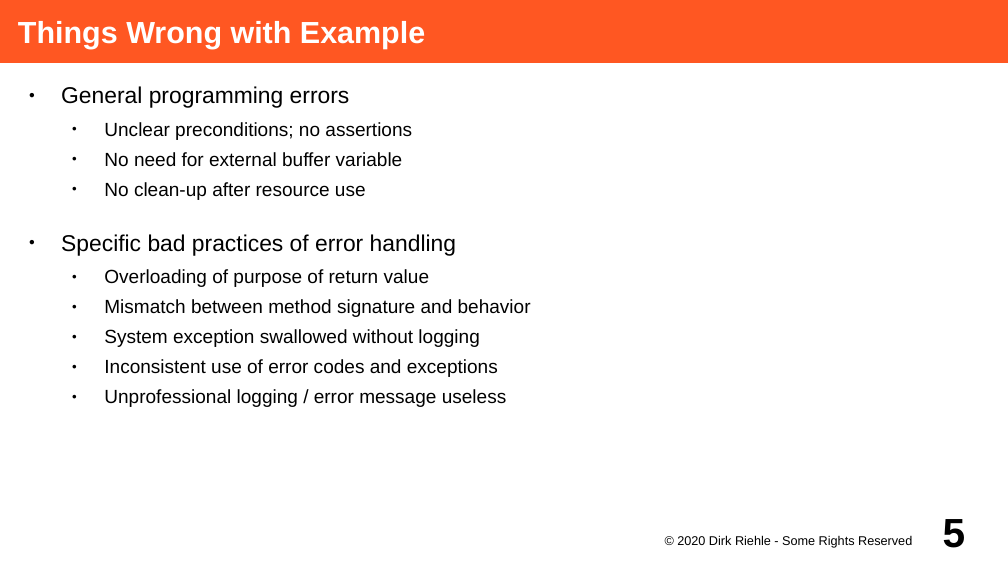
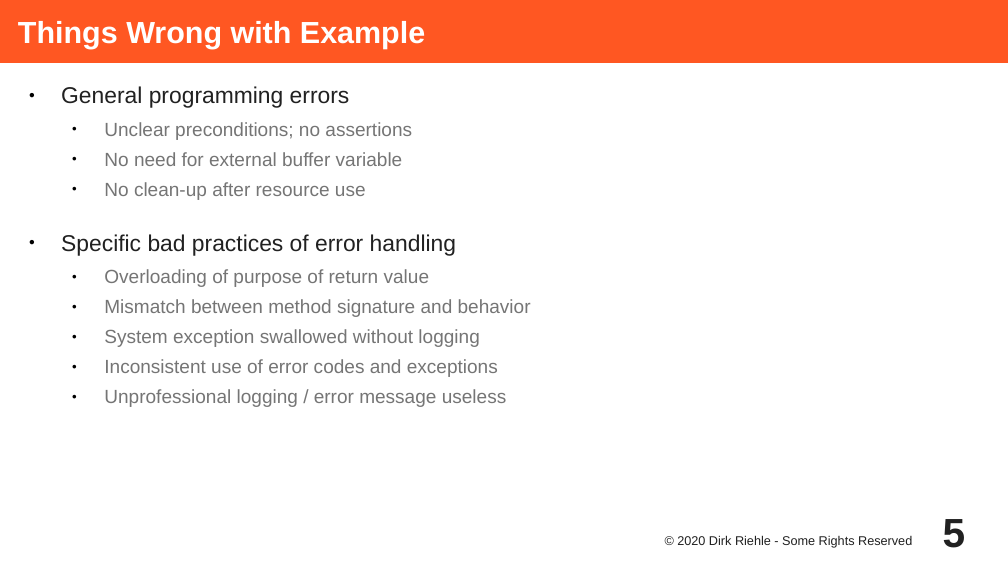
Before and after one commit to dirkriehle/adap-course, a slide deck: slide 5 of Lecture Slides/ADAP C06 - Error Handling.odp. Drawn at 1008x567 pixels with LibreOffice and Linux fonts; fonts in the diff are those of the drawing. Boxes give left, top, right and bottom in pixels: in the first picture for what was removed or moved away, otherwise in the second. Text is boxed around its words. In the diff, an @@ line names an element or a change of style, - is before the commit and + after.

```diff
--- a/Lecture Slides/ADAP C06 - Error Handling.odp
+++ b/Lecture Slides/ADAP C06 - Error Handling.odp
@@ text "General programming errors" at bbox=[61, 86, 531, 407]: text colour #000000 to #212121 in "General programming errors", "Specific bad practices of error handling"; text colour #000000 to #757575 in "Unclear preconditions; no assertions", "No need for external buffer variable", "No clean-up after resource use", "Overloading of purpose of return value" and 4 more places @@
@@ page number at bbox=[943, 519, 966, 548]: text colour #000000 to #212121 @@
@@ text "© 2020 Dirk Riehle - ..." at bbox=[677, 535, 912, 548]: text colour #000000 to #212121 @@
```
Also in this commit, not shown: 40 other slides changed, 15 other files.
